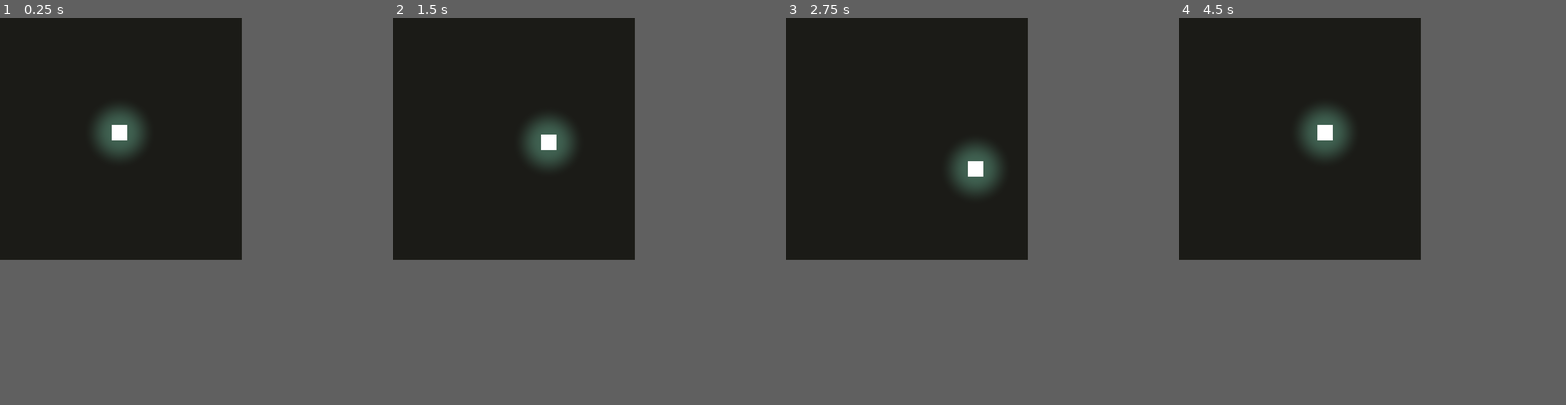
Above: before the commit, frames 1-4 (left to right).
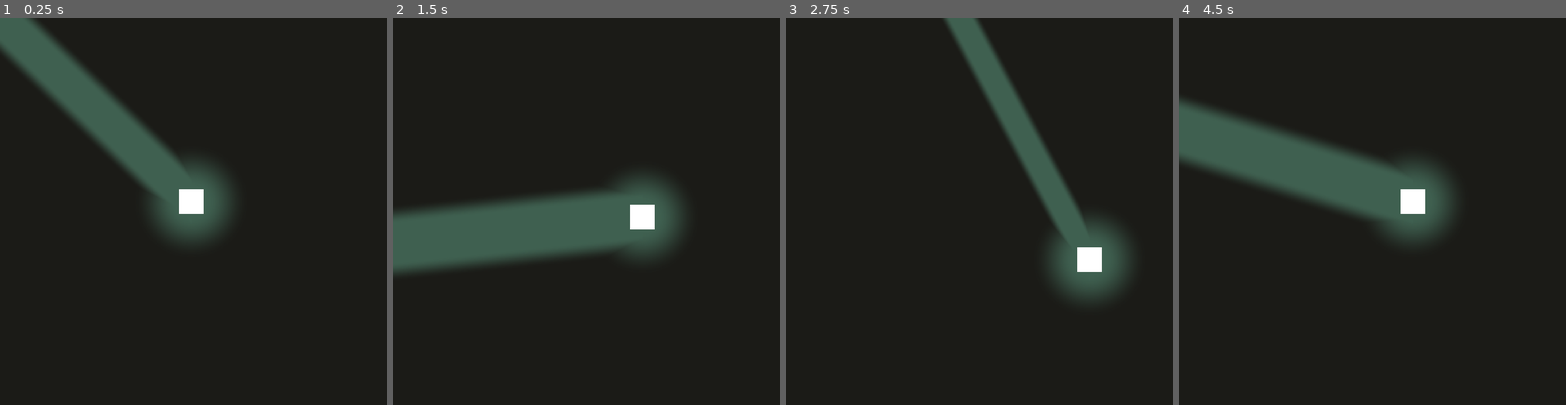
Above: after the commit, the same moments.

Repository: nolenroyalty/flashlight-survivors
Game: Godot game, scene res://Main.tscn
Two runs of this game, one before a commit and one after it. Both use one fixed random seed, a clock stepped at 60 frames per second and the inputs below.
Inputs (mouse positions are in pixels of both pictures, inside the frame that each line leads up to):
- Up to frame 1 (0.25 s): no input
- Up to frame 2 (1.5 s): tap Enter at 0.5 s; move the mouse to (567, 126) at 0.52 s; hold D (player_right) 0.53-1.28 s; move the mouse to (466, 149) at 1.27 s; hold S (player_down) from 1.28 s (still down)
- Up to frame 3 (2.75 s): move the mouse to (933, 87) at 2.02 s; release S (player_down) at 2.03 s; hold D (player_right) from 2.03 s (still down)
- Up to frame 4 (4.5 s): move the mouse to (1287, 188) at 2.77 s; release D (player_right) at 2.78 s; hold W (player_up) 2.78-3.53 s; move the mouse to (1372, 176) at 3.52 s; hold A (player_left) from 3.53 s (still down); move the mouse to (1225, 103) at 4.27 s
The window is 500x500 before the commit and 800x800 after it. Grey fills any space a smaller window leaves; there, only what the larger window draws over its background counts as a difference.

The runs differ from the first frame. In frame 1, 9.0% of the frame differs, in the area x 0-60%, y 0-58%; in frame 2, 14%, in the area x 0-75%, y 25-67%; in frame 3, 9.4%; in frame 4, 12%.

Commit message:
add lightbeam

Diff:
--- a/darkness/Darkness.gd
+++ b/darkness/Darkness.gd
@@ -5,6 +5,7 @@
 	var light_radius = Lights.player_circle.radius
 	$Sprite.material.set_shader_param("player_pos", relative_pos)
 	$Sprite.material.set_shader_param("player_light_radius", light_radius)
+	$Sprite.material.set_shader_param("flashlight_direction", Lights.flashlight_direction)
 	# make_image()
 
 	pass
--- a/darkness/Darkness.tscn
+++ b/darkness/Darkness.tscn
@@ -6,22 +6,43 @@
 [sub_resource type="Shader" id=1]
 code = "shader_type canvas_item;
 
-uniform vec2 player_pos = vec2(0.0, 0.0);
+uniform vec2 player_pos = vec2(0.5, 0.5);
+uniform vec2 flashlight_direction = vec2(1.0, 0.0);
 uniform float player_light_radius = 0.1;
+
+float yclose(vec2 uv) {
+	float xdelta = uv.x - player_pos.x;
+	float pos = step(0.0, flashlight_direction.x) * step(0.0, xdelta);
+	float neg = step(flashlight_direction.x, 0.0) * step(xdelta, 0.0);
+	float mult = pos + neg;
+	float maxw = step(mult, 0.1);
+
+	float slope = flashlight_direction.y / flashlight_direction.x;
+	float desired_y = player_pos.y + xdelta * slope;
+	// float dist = abs(distance(uv, vec2()))
+	float dist = abs(uv.y - desired_y);
+	return max(maxw, smoothstep(0.05, 0.1, dist));
+}
 
 void fragment () {
 	float dist = abs(distance(UV, player_pos));
-	float alpha = smoothstep(player_light_radius / 4.0, player_light_radius, dist);
+	float radius = smoothstep(player_light_radius / 4.0, player_light_radius, dist);
 	COLOR = texture(TEXTURE, UV);
-	COLOR.a = alpha;
+	//COLOR.a = 1.0;
+
+	float beamclose = yclose(UV);
+	float dist2 = abs(distance(UV, flashlight_direction));
+	COLOR.a = min(radius, beamclose);
+	//COLOR.a += (1.0 - beamclose);
+	//COLOR.a += beamclose;
 	// COLOR = texture(TEXTURE, UV);
 	// COLOR.a = 1.0;
-
 }"
 
 [sub_resource type="ShaderMaterial" id=2]
 shader = SubResource( 1 )
 shader_param/player_pos = Vector2( 0, 0 )
+shader_param/flashlight_direction = Vector2( 1, 0 )
 shader_param/player_light_radius = 0.1
 
 [node name="Darkness" type="Node2D"]
--- a/globals/Lights.gd
+++ b/globals/Lights.gd
@@ -1,7 +1,8 @@
 extends Node2D
 
-var circles = {}
-var _idx = 0
+var circles := {}
+var _idx := 0
+var flashlight_direction := Vector2(0, 0)
 
 class Circle:
 	var pos = Vector2()
--- a/player/Player.gd
+++ b/player/Player.gd
@@ -5,13 +5,23 @@
 var myidx = 2;
 var light_radius = 0.15;
 
+# Need to prevent moving outside of the screen!
 func _physics_process(delta):
 	var dx = Input.get_action_strength("player_right") - Input.get_action_strength("player_left")
 	var dy = Input.get_action_strength("player_down") - Input.get_action_strength("player_up")
 	var dir = Vector2(dx, dy).normalized()
 	position += dir * SPEED * delta
 	Lights.player_circle.pos = position
+	set_flashlight_direction()
+
+func set_flashlight_direction():
+	var pos = get_viewport().get_mouse_position()
+	var dir = position.direction_to(pos)
+	if dir != Lights.flashlight_direction:
+		Lights.flashlight_direction = dir
+	Lights.flashlight_direction = dir
 
 func _ready():
 	Lights.player_circle.pos = position
 	Lights.player_circle.radius = light_radius
+	set_flashlight_direction()
--- a/project.godot
+++ b/project.godot
@@ -23,7 +23,9 @@
 
 window/size/width=500
 window/size/height=500
-window/stretch/mode="2d"
+window/size/test_width=1000
+window/size/test_height=1000
+window/stretch/mode="viewport"
 window/stretch/aspect="keep"
 
 [gui]
@@ -57,6 +59,10 @@
  ]
 }
 
+[mono]
+
+project/assembly_name="Flashlight Survivors"
+
 [physics]
 
 common/enable_pause_aware_picking=true
